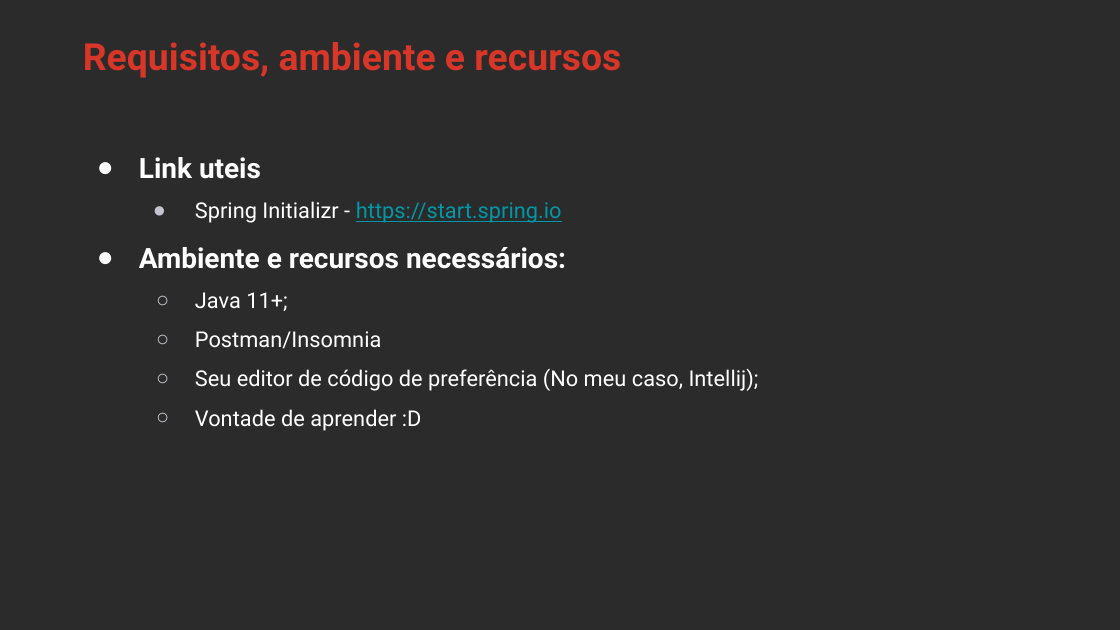
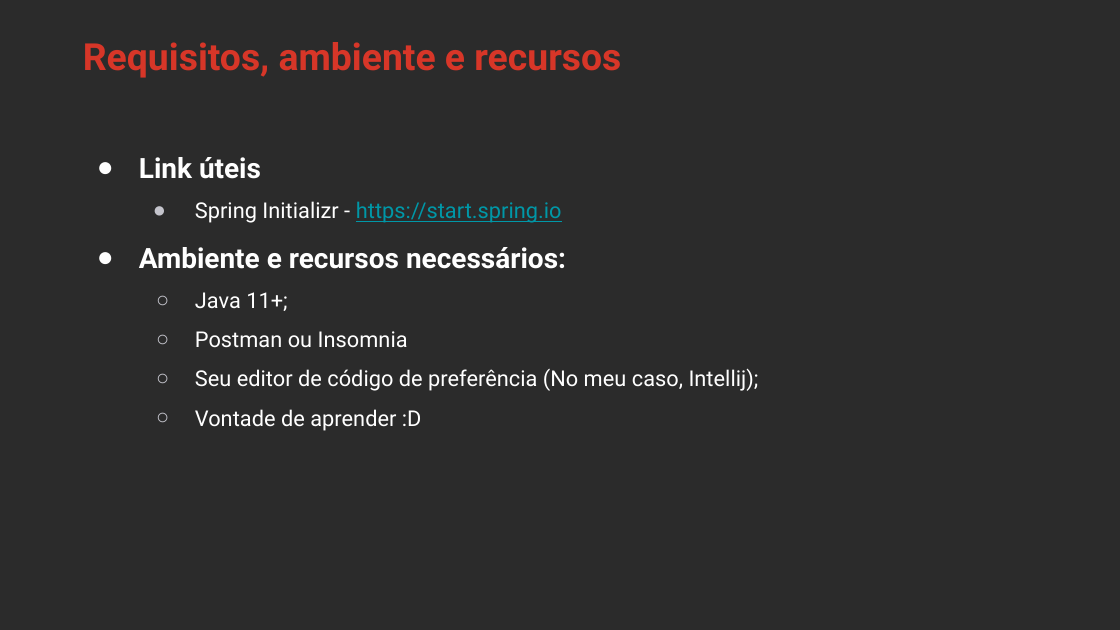
Before and after one commit to rocketseat-creators-program/spring-data-jpa-specification-2021-08-23, a slide deck: slide 15 of Apresentacao_Spring_Data_Specifications.pptx. Drawn at 1120x630 pixels with LibreOffice and Linux fonts; fonts in the diff are those of the drawing; background and template pictures are left out; a plain dark background stands for a picture behind light text. Boxes give left, top, right and bottom in pixels: in the first picture for what was removed or moved away, otherwise in the second. Text is boxed around its words. In the diff, an @@ line names an element or a change of style, - is before the commit and + after.

```diff
--- a/Apresentacao_Spring_Data_Specifications.pptx
+++ b/Apresentacao_Spring_Data_Specifications.pptx
@@ text at (x1=139, y1=157, x2=261, y2=179): text changed @@
-● Link uteis
+● Link úteis
@@ text at (x1=195, y1=331, x2=408, y2=347): text changed @@
-  ○ Postman/Insomnia
+  ○ Postman ou Insomnia
```
Also in this commit, not shown: 1 other slide changed, 1 other file.
